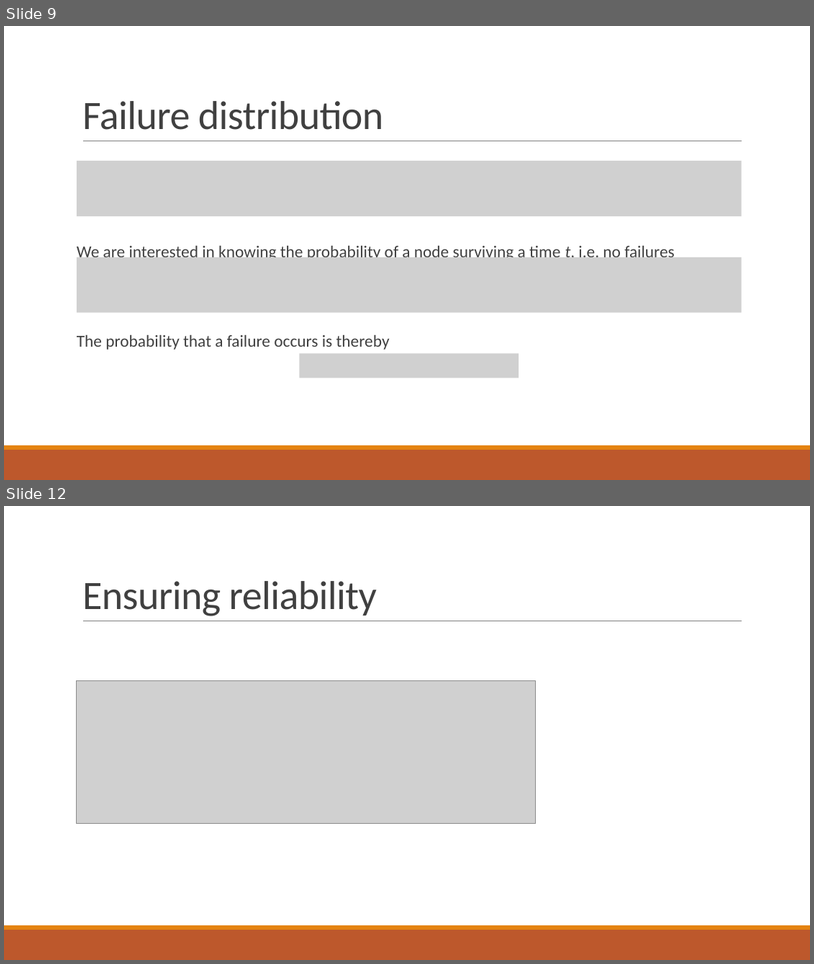
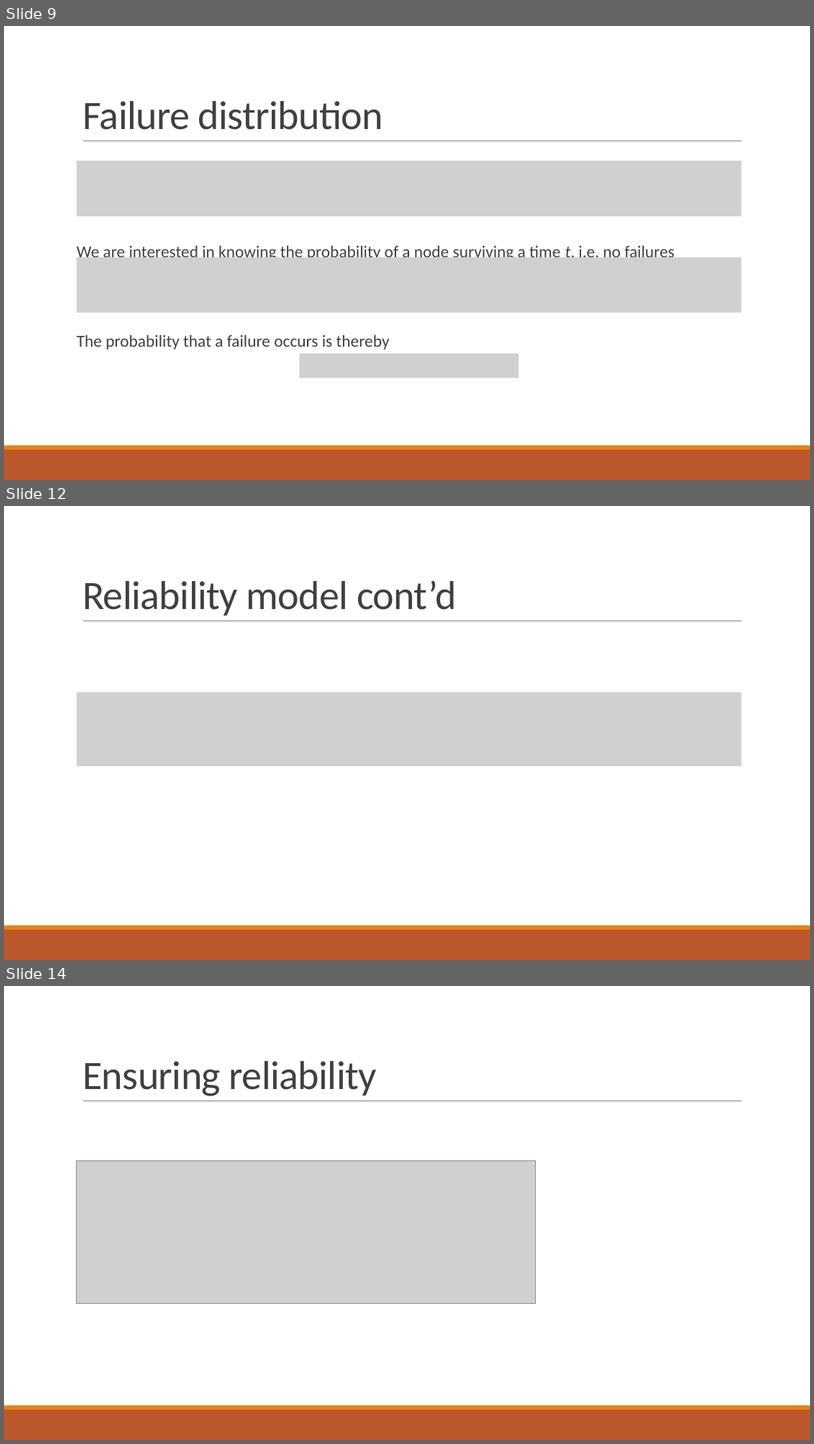
Before and after one commit to PStahl/master_thesis, a slide deck: presentation/presentation.pptx. Shown one above the other, each under a label of ours: slides 9 and 12 before the commit, slides 9, 12 and 14 after it; the slides between them are not shown. The pictures are 814x964 and 814x1444 pixels, drawn with LibreOffice and Linux fonts; fonts in the diff are those of the drawing; grey boxes stand for pictures. Boxes give left, top, right and bottom in pixels: in the first picture for what was removed or moved away, otherwise in the second. Text is boxed around its words. In the diff, an @@ line names an element or a change of style, - is before the commit and + after.

```diff
--- a/presentation/presentation.pptx
+++ b/presentation/presentation.pptx
@@ slide 12 added at <box>4,506,810,960</box>, background #FFFFFF; not listed: 3 template elements that a slide beside it also shows @@
@@ title added at <box>82,581,457,615</box>, 48 pt, text #404040 @@
+Reliability model cont’d
@@ picture added at <box>77,692,742,765</box> @@
@@ what was slide 12 is now slide 14 @@
```
Also in this commit, not shown: 3 slides changed.
